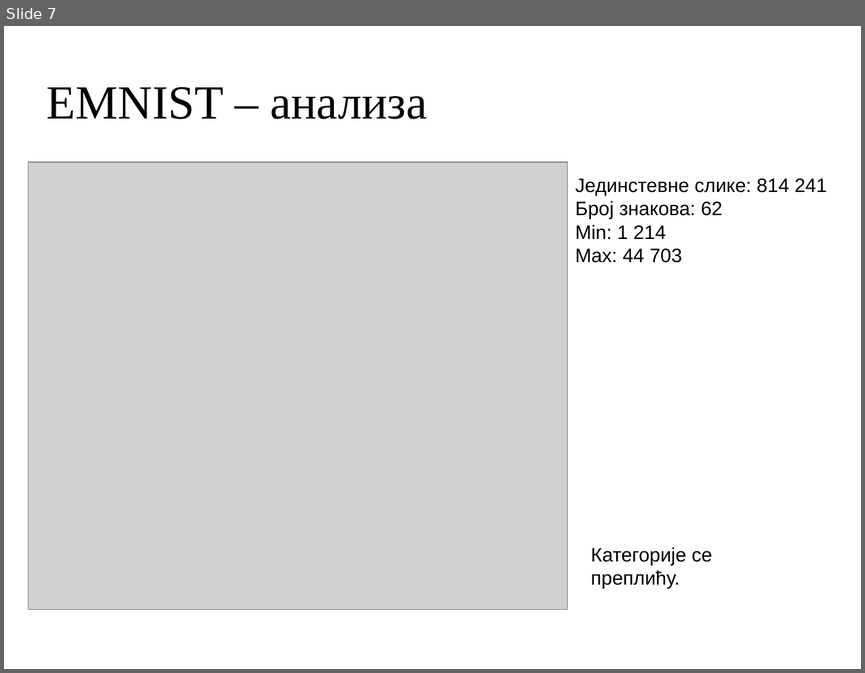
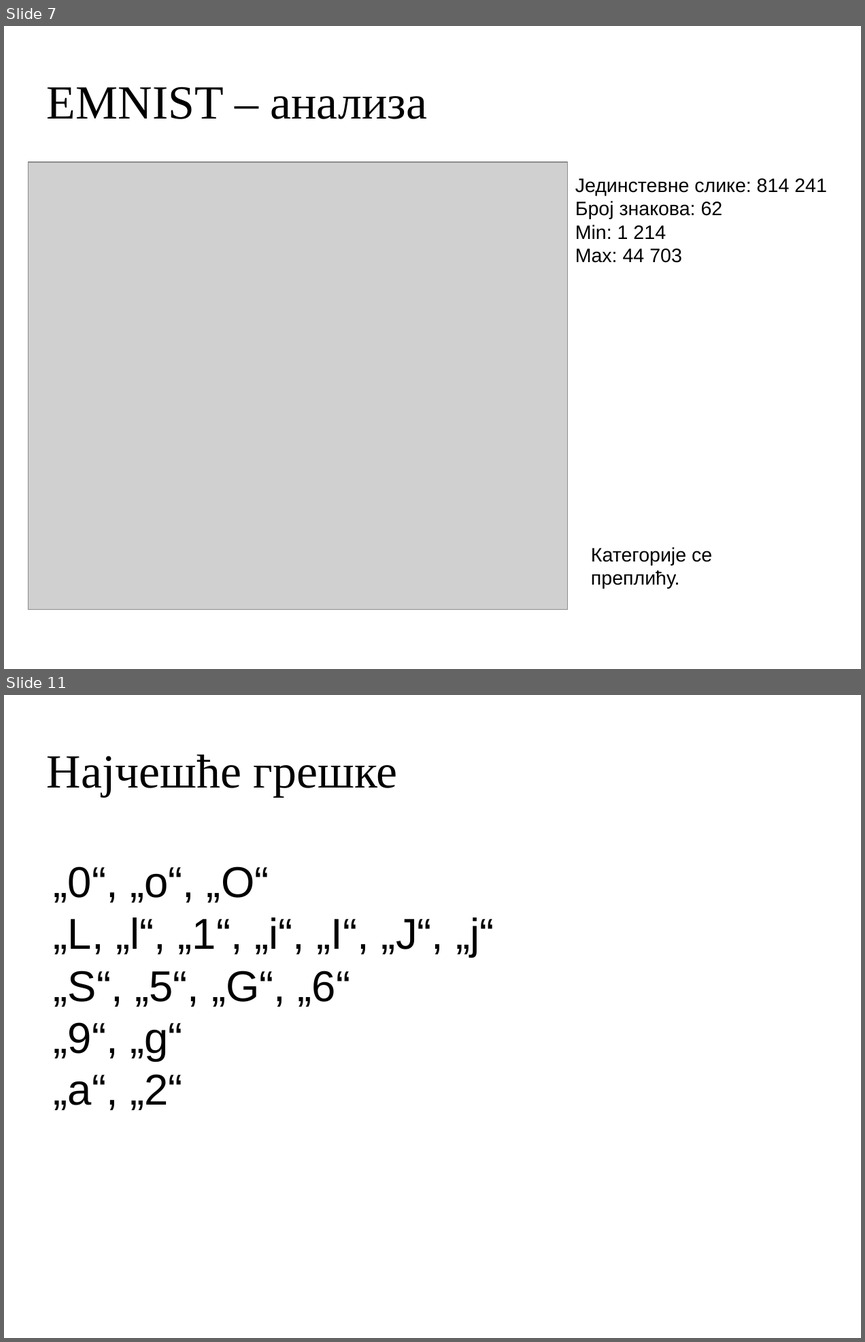
Before and after one commit to MihailoVukorep/mitnop_proj, a slide deck: docs/presentation.odp. Shown one above the other, each under a label of ours: slide 7 before the commit, slides 7 and 11 after it; the slides between them are not shown. The pictures are 865x673 and 865x1342 pixels, drawn with LibreOffice and Linux fonts; fonts in the diff are those of the drawing; grey boxes stand for pictures; background and template pictures are left out. Boxes give left, top, right and bottom in pixels: in the first picture for what was removed or moved away, otherwise in the second. Text is boxed around its words. In the diff, an @@ line names an element or a change of style, - is before the commit and + after.

```diff
--- a/docs/presentation.odp
+++ b/docs/presentation.odp
@@ slide 11 added at <box>4,695,861,1338</box>, background picture (left out) @@
@@ title added at <box>47,754,397,797</box>, 44 pt, text #000000 @@
+Најчешће грешке
@@ text added at <box>54,866,494,1110</box>, 40 pt, text #000000 @@
+„0“, „о“, „О“
+„L, „l“, „1“, „i“, „I“, „J“, „j“
+„S“, „5“, „G“, „6“
+„9“, „g“
+„a“, „2“
```
Also in this commit, not shown: 3 slides changed, 9 other slides added, 7 slides removed, 3 other files.
